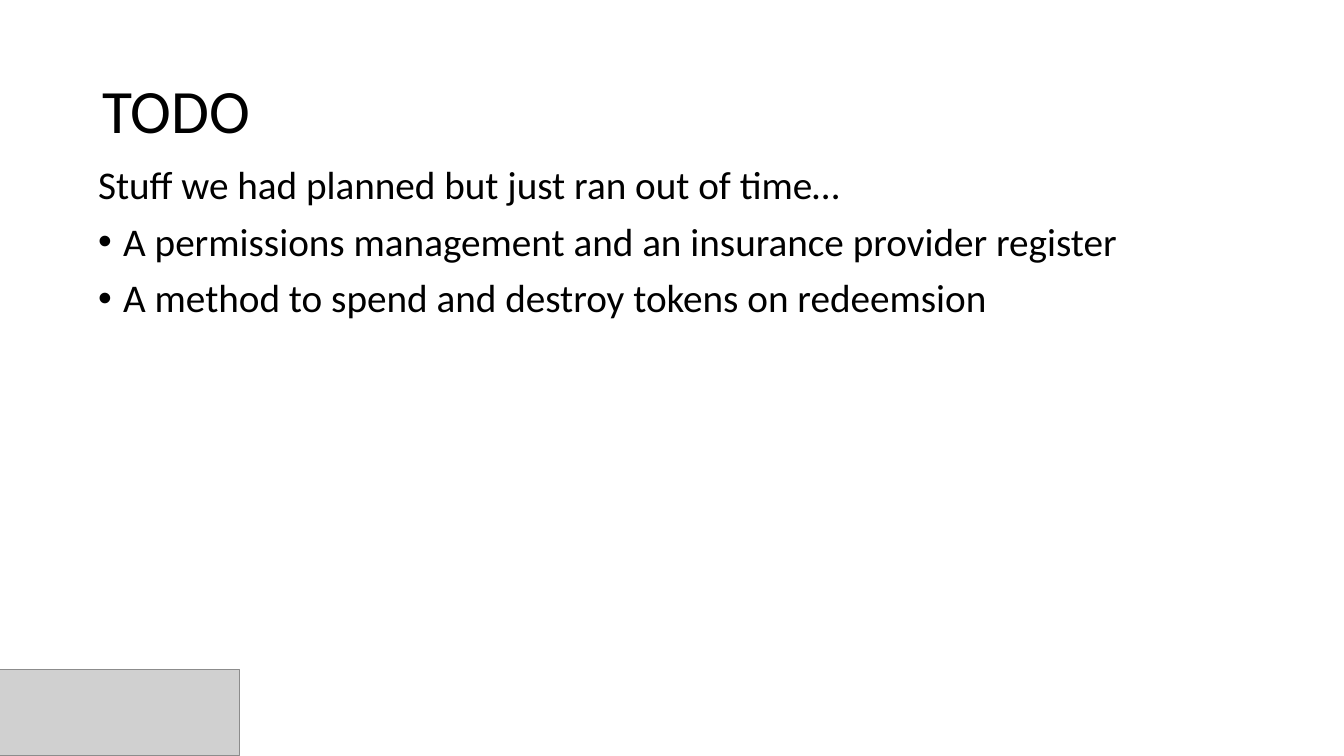
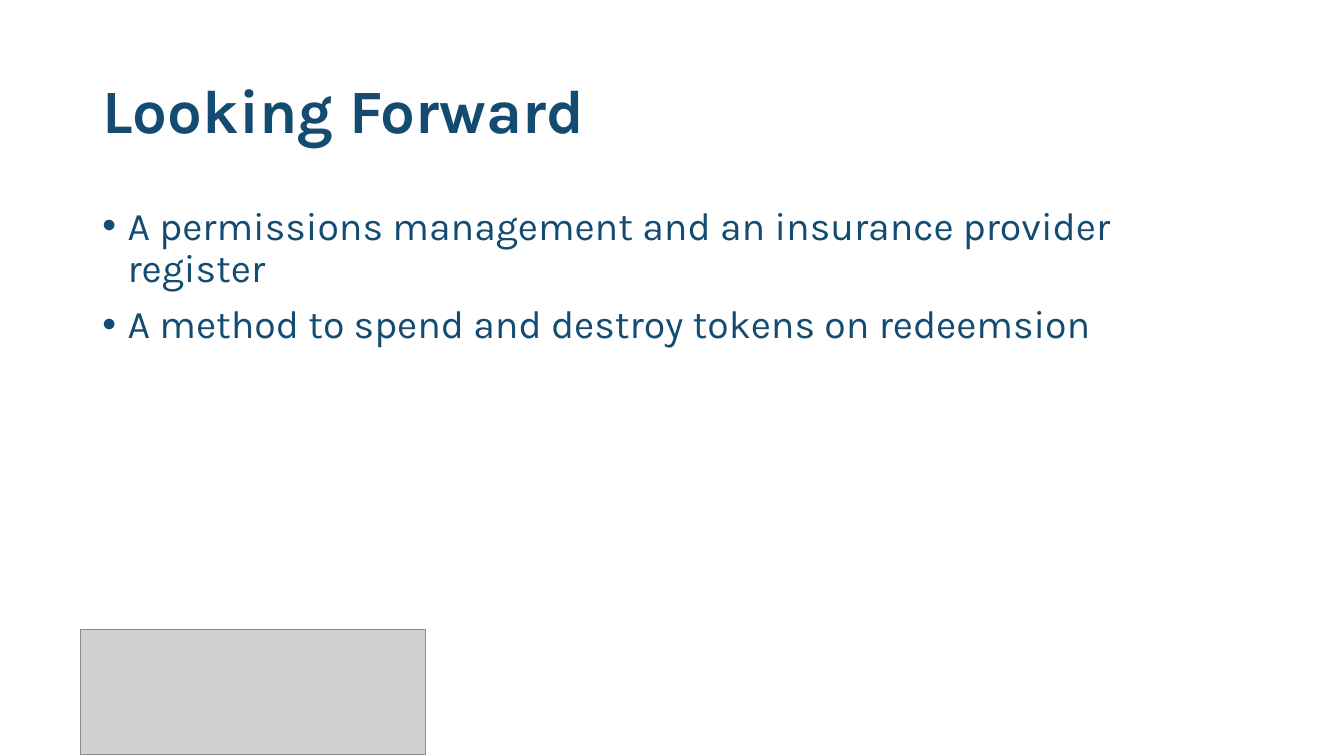
Before and after one commit to divsinghal/Claimless, a slide deck: slide 6 of Claimless - Pitch.pptx. Drawn at 1344x756 pixels with LibreOffice and Linux fonts; fonts in the diff are those of the drawing; grey boxes stand for pictures. Boxes give left, top, right and bottom in pixels: in the first picture for what was removed or moved away, otherwise in the second. Text is boxed around its words. In the diff, an @@ line names an element or a change of style, - is before the commit and + after.

Commit message:
tweak ppt design

```diff
--- a/Claimless - Pitch.pptx
+++ b/Claimless - Pitch.pptx
@@ title at [102,89,584,148]: text changed; font Calibri to Karla; text colour #000000 to #144C71; bold on @@
-TODO
+Looking Forward
@@ text at [98,171,840,206]: paragraph removed @@
-Stuff we had planned but just ran out of time…
@@ text "A permissions management and an ...": place and size @@
-text "A permissions management and an ..." at [98,171,1117,319]
+text "A permissions management and an ..." at [128,213,1110,348]
@@ text "A permissions management and an ..." at [128,213,1110,348]: font Calibri to Karla, text colour #000000 to #144C71 @@
@@ picture: place and size @@
-picture at [0,669,240,756]
+picture at [81,629,425,754]
```
Also in this commit, not shown: 3 other slides changed, 2 slides added, 2 slides removed.
